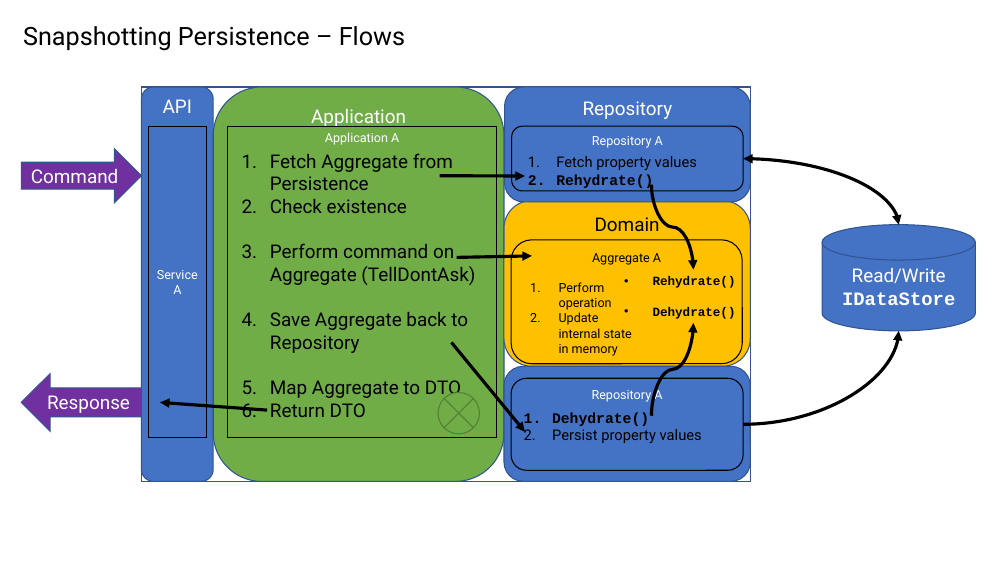
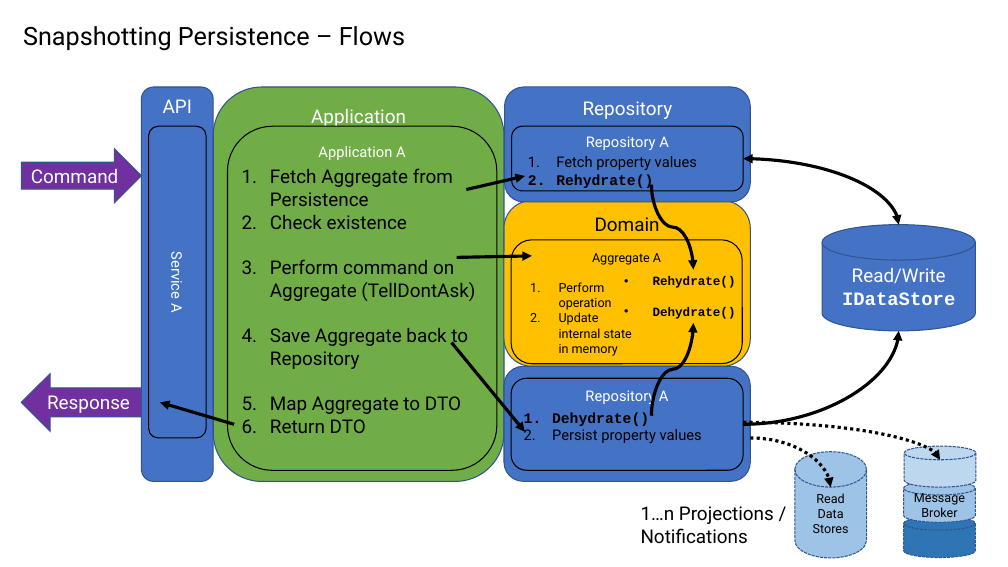
Before and after one commit to jezzsantos/saastack, a slide deck: slide 7 of docs/images/Sources.pptx. Drawn at 1008x567 pixels with LibreOffice and Linux fonts; fonts in the diff are those of the drawing. Boxes give left, top, right and bottom in pixels: in the first picture for what was removed or moved away, otherwise in the second. Text is boxed around its words. In the diff, an @@ line names an element or a change of style, - is before the commit and + after.

Commit message:
Added event projection and notification to snapshotting stores

```diff
--- a/docs/images/Sources.pptx
+++ b/docs/images/Sources.pptx
@@ rectangle removed at bbox=[141, 87, 750, 482] @@
@@ rounded rectangle "Service A" at bbox=[149, 126, 206, 438]: size 12 to 14 pt; rectangle to rounded rectangle @@
@@ rounded rectangle "Application A" at bbox=[228, 126, 497, 470]: size 12 to 14 pt; rectangle to rounded rectangle @@
@@ rounded rectangle "Application A": place and size @@
-rounded rectangle "Application A" at bbox=[228, 126, 497, 438]
+rounded rectangle "Application A" at bbox=[228, 126, 497, 470]
@@ rounded rectangle "Repository A" at bbox=[512, 126, 743, 191]: size 12 to 14 pt @@
@@ text "Fetch Aggregate from Persistence": place and size @@
-text "Fetch Aggregate from Persistence" at bbox=[270, 153, 475, 417]
+text "Fetch Aggregate from Persistence" at bbox=[270, 168, 475, 433]
@@ arrow moved from (440, 175) - (525, 176) to (467, 190) - (525, 176) @@
@@ rounded rectangle "Repository A" at bbox=[511, 378, 743, 470]: size 12 to 14 pt @@
@@ arrow moved from (267, 410) - (160, 402) to (234, 424) - (160, 402) @@
@@ flow chart summing junction removed at bbox=[438, 392, 479, 434] @@
@@ group added at bbox=[641, 423, 976, 559]: 4 cylinders, 2 curved arrows, 1 text @@
+Read
+Data Stores
+1…n Projections /
+Notifications
+Message Broker
```
Also in this commit, not shown: 4 other slides changed, 1 slide added, 54 other files.
